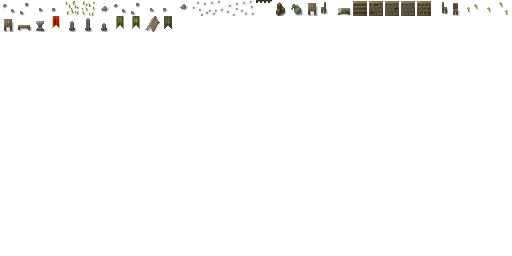
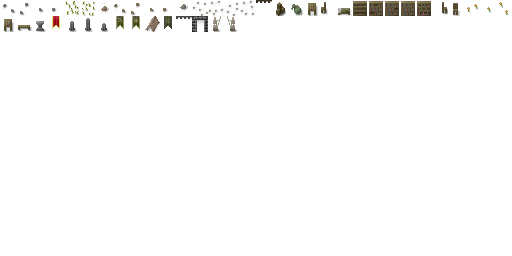
The second (512, 256) image is a revision of the first. Changes to its layers:
painted on "shade" over 176, 16, 238, 32
